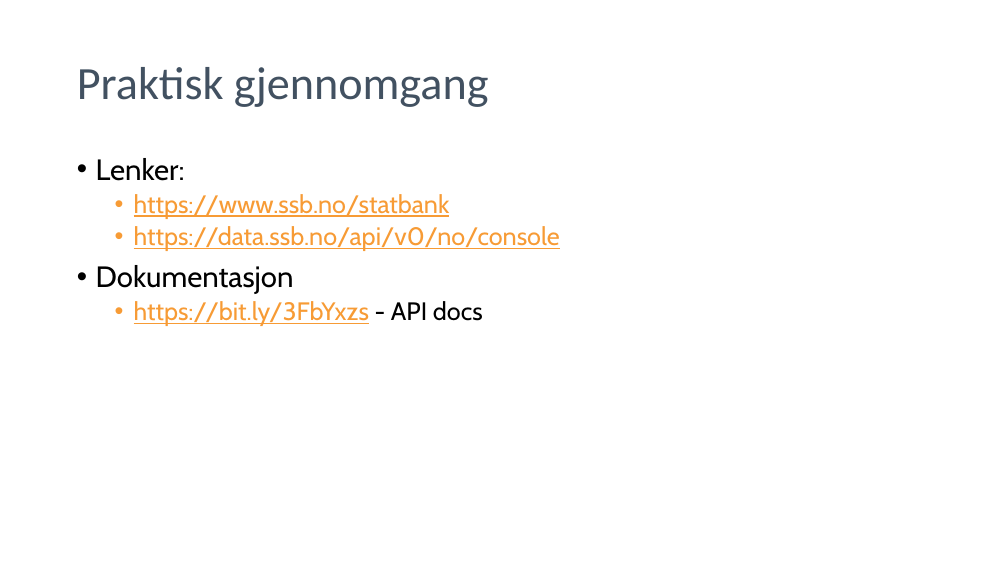
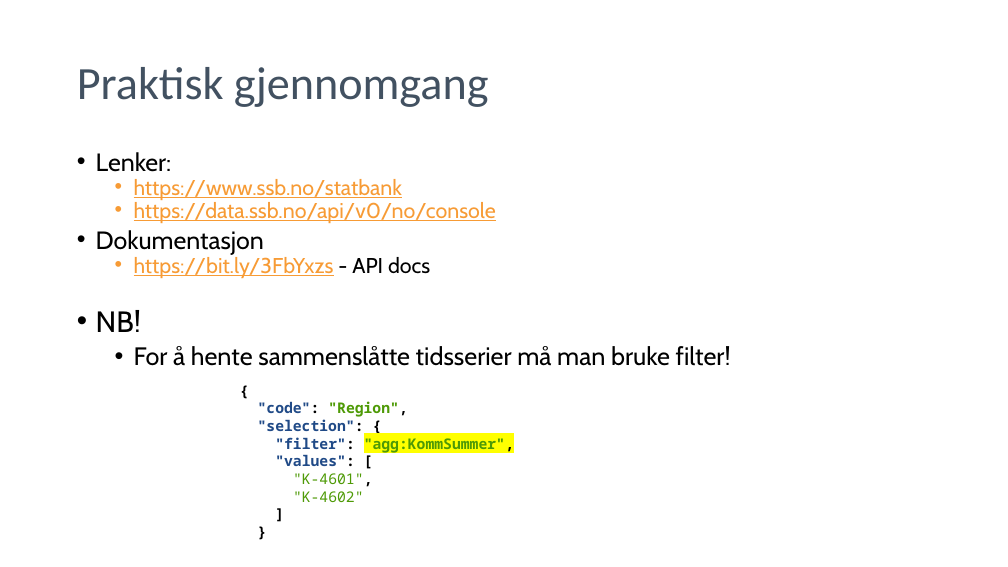
Before and after one commit to pandaAPIkurs/kursdata, a slide deck: slide 24 of Presentasjoner/Trinn2.pptx (slide 25 before the commit). Drawn at 1008x567 pixels with LibreOffice and Linux fonts; fonts in the diff are those of the drawing; background and template pictures are left out. Boxes give left, top, right and bottom in pixels: in the first picture for what was removed or moved away, otherwise in the second. Text is boxed around its words. In the diff, an @@ line names an element or a change of style, - is before the commit and + after.

```diff
--- a/Presentasjoner/Trinn2.pptx
+++ b/Presentasjoner/Trinn2.pptx
@@ text "Lenker:" at box(96, 152, 496, 278): size 28 to 23.8 pt in "Lenker:", "Dokumentasjon"; size 24 to 20.4 pt in "https://www.ssb.no/statbank", "https://data.ssb.no/api/v0/no/console", "https://bit.ly/3FbYxzs - API docs"; line spacing 0.9 to 0.7 @@
@@ text added at box(96, 310, 731, 366), 24 pt, text #000000 @@
+• NB!
+  • For å hente sammenslåtte tidsserier må man bruke filter!
@@ text added at box(258, 401, 514, 502), 14 pt, text #4E9A06, bold @@
+{
+"code": "Region",
+"selection": {
+"filter": "agg:KommSummer",
+"values": [
+"K-4601",
+"K-4602"
+]
+}
```
Also in this commit, not shown: 5 other slides changed, 1 slide added, 1 slide removed, 6 other files.
